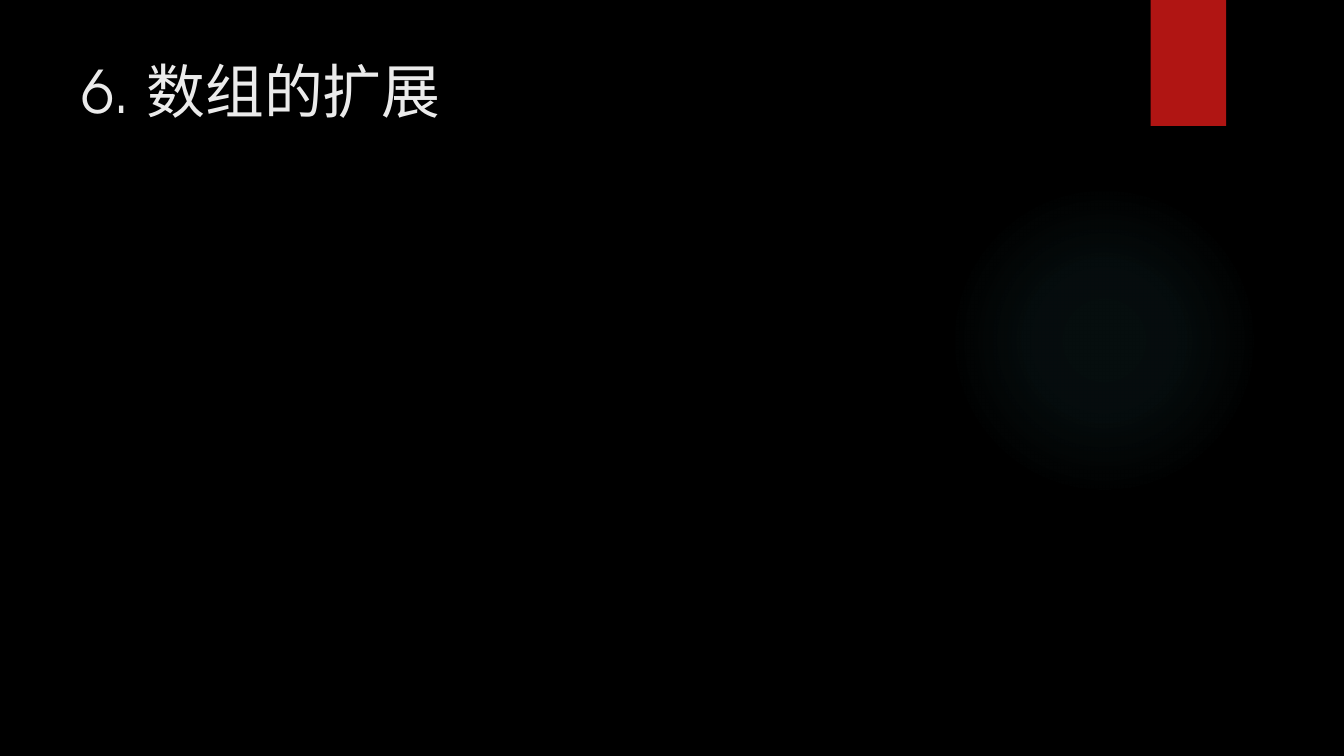
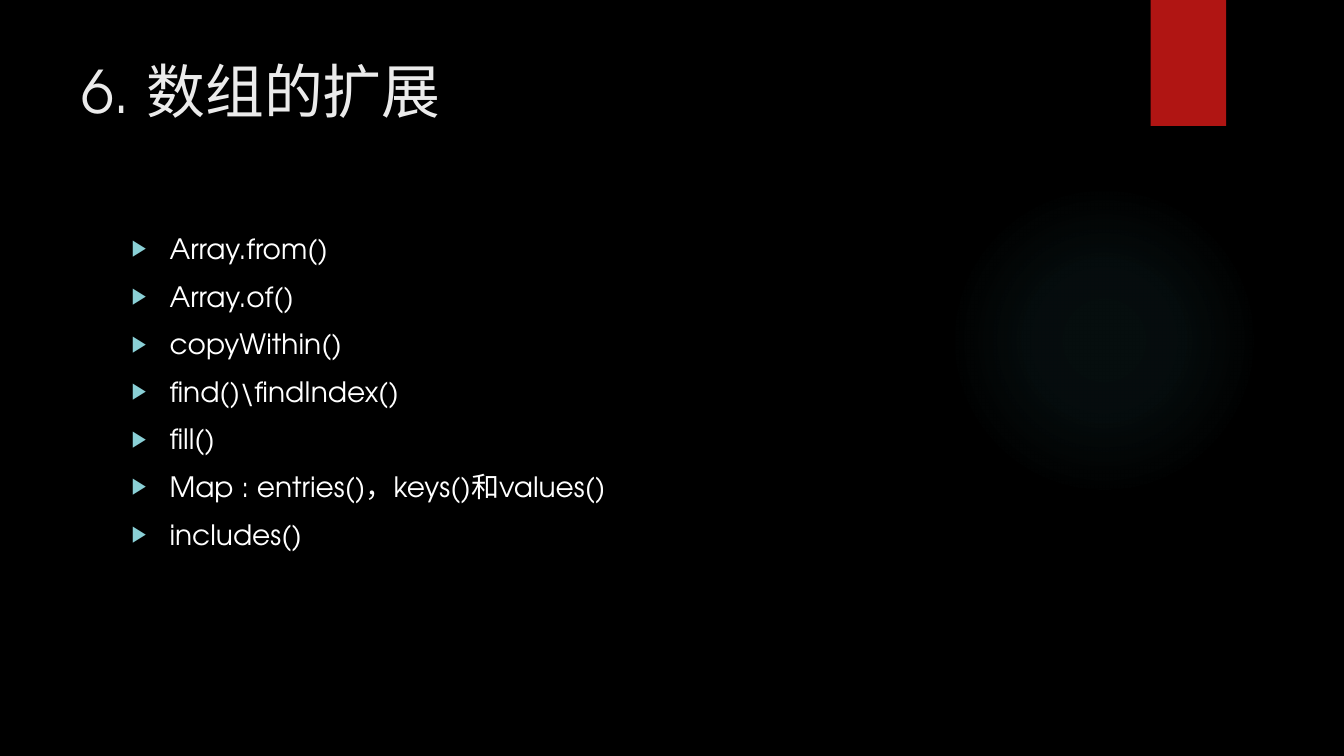
Before and after one commit to Edward-Li/Babel-ES6-Lessons, a slide deck: slide 10 of ES6 .pptx. Drawn at 1344x756 pixels with LibreOffice and Linux fonts; fonts in the diff are those of the drawing; background and template pictures are left out. Boxes give left, top, right and bottom in pixels: in the first picture for what was removed or moved away, otherwise in the second. Text is boxed around its words. In the diff, an @@ line names an element or a change of style, - is before the commit and + after.

```diff
--- a/ES6 .pptx
+++ b/ES6 .pptx
@@ text added at box(170, 238, 606, 551), 20 pt, text #FFFFFF @@
+▶ Array.from()
+▶ Array.of()
+▶ copyWithin()
+▶ find()\findIndex()
+▶ fill()
+▶ Map : entries()，keys()和values()
+▶ includes()
```
Also in this commit, not shown: 4 other slides changed, 2 slides added, 7 other files.
